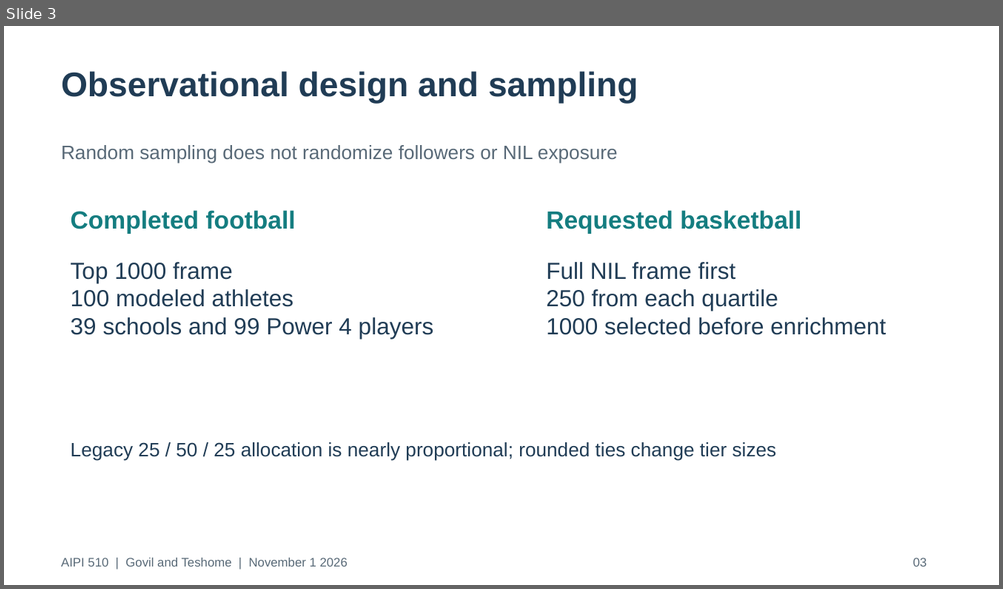
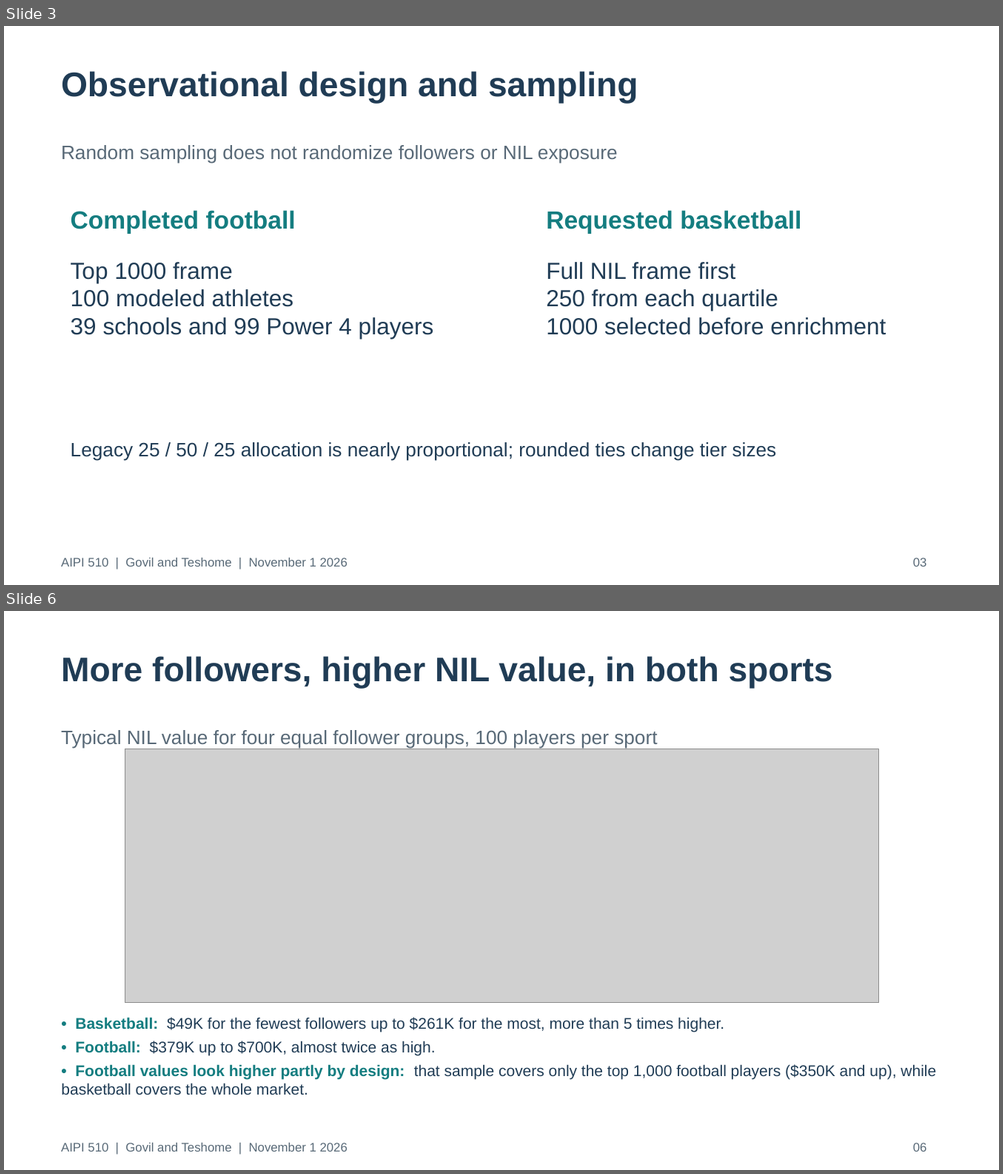
Before and after one commit to govrahul/aipi510_project2, a slide deck: deliverables/project2_presentation.pptx. Shown one above the other, each under a label of ours: slide 3 before the commit, slides 3 and 6 after it; the slides between them are not shown. The pictures are 1003x589 and 1003x1174 pixels, drawn with LibreOffice and Linux fonts; fonts in the diff are those of the drawing; grey boxes stand for pictures. Boxes give left, top, right and bottom in pixels: in the first picture for what was removed or moved away, otherwise in the second. Text is boxed around its words. In the diff, an @@ line names an element or a change of style, - is before the commit and + after.

```diff
--- a/deliverables/project2_presentation.pptx
+++ b/deliverables/project2_presentation.pptx
@@ slide 6 added at [4, 611, 999, 1170], background #FFFFFF @@
@@ text added at [61, 656, 833, 688], 33 pt, text #203C55, bold @@
+More followers, higher NIL value, in both sports
@@ text added at [61, 730, 657, 749], 18.8 pt, text #586977 @@
+Typical NIL value for four equal follower groups, 100 players per sport
@@ picture added at [125, 749, 879, 1002] @@
@@ text added at [61, 1017, 936, 1096], 15 pt, text #203C55 @@
+• Basketball: $49K for the fewest followers up to $261K for the most, more than 5 times higher.
+• Football: $379K up to $700K, almost twice as high.
+• Football values look higher partly by design: that sample covers only the top 1,000 football players ($350K and up), while basketball covers the whole market.
@@ text added at [61, 1143, 347, 1152], 12 pt, text #586977 @@
+AIPI 510 | Govil and Teshome | November 1 2026
@@ text added at [913, 1143, 927, 1152], 12 pt, text #586977 @@
+06
```
Also in this commit, not shown: 4 slides changed, 10 other slides added, 2 slides removed, 43 other files.
